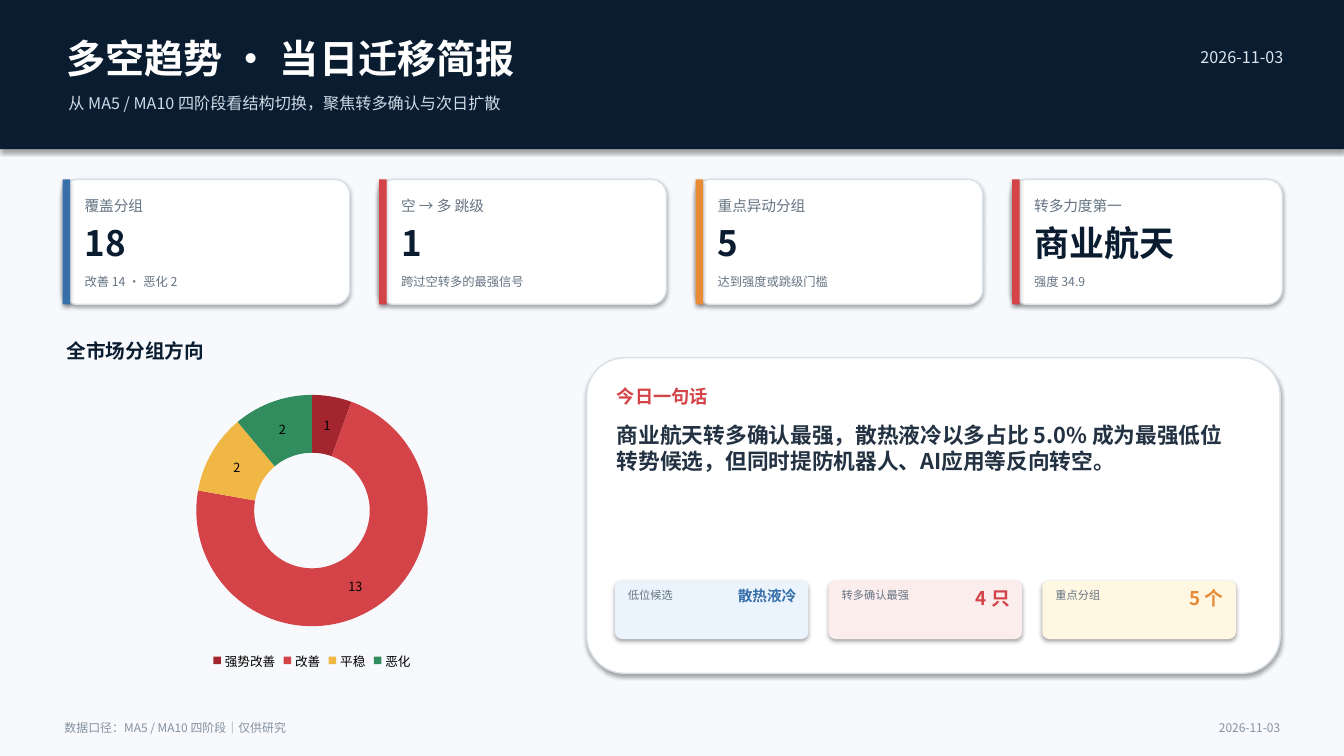
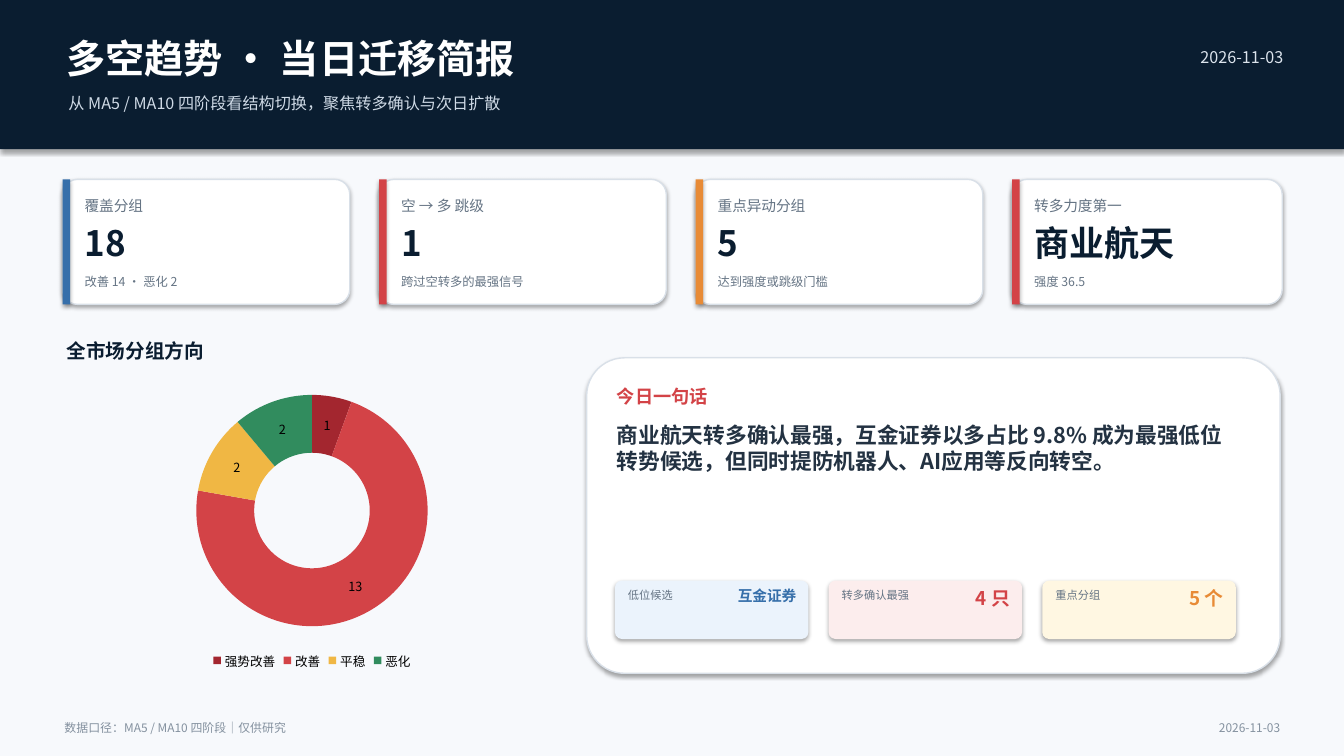
Before and after one commit to nancybhc/a-share-blast-lab, a slide deck: slide 1 of assets/多空阶段简报_2026-11-03.pptx. Drawn at 1344x756 pixels with LibreOffice and Linux fonts; fonts in the diff are those of the drawing. Boxes give left, top, right and bottom in pixels: in the first picture for what was removed or moved away, otherwise in the second. Text is boxed around its words. In the diff, an @@ line names an element or a change of style, - is before the commit and + after.

```diff
--- a/assets/多空阶段简报_2026-11-03.pptx
+++ b/assets/多空阶段简报_2026-11-03.pptx
@@ text at <box>1034,276,1085,287</box>: text changed @@
-强度 34.9
+强度 36.5
@@ text at <box>617,424,1222,472</box>: text changed @@
-商业航天转多确认最强，散热液冷以多占比 5.0% 成为最强低位转势候选，但同时提防机器人、AI应用等反向转空。
+商业航天转多确认最强，互金证券以多占比 9.8% 成为最强低位转势候选，但同时提防机器人、AI应用等反向转空。
@@ text at <box>738,588,796,602</box>: text changed @@
-散热液冷
+互金证券
```
Also in this commit, not shown: 3 other slides changed, 8 other files.
